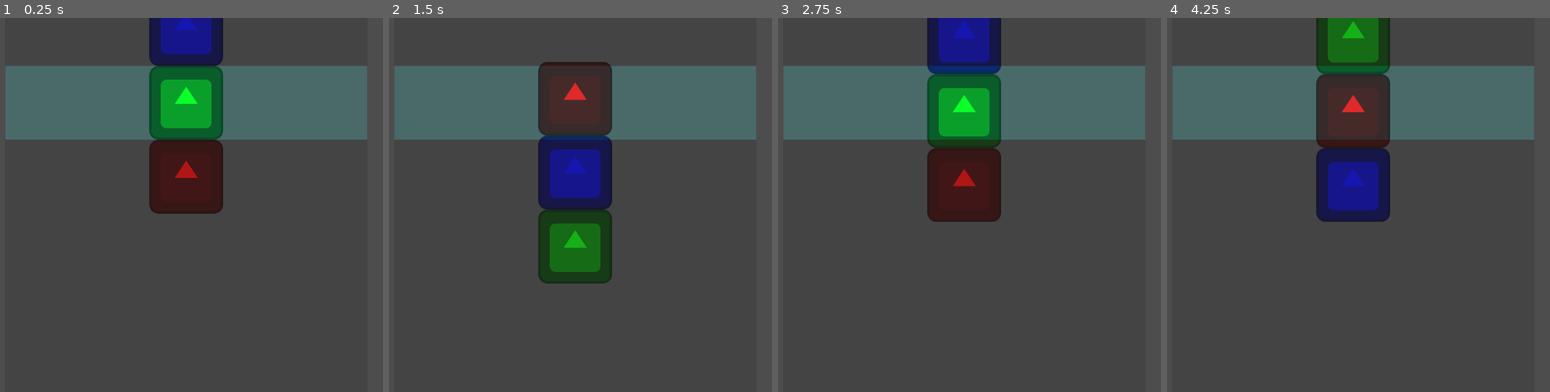
Above: before the commit, frames 1-4 (left to right).
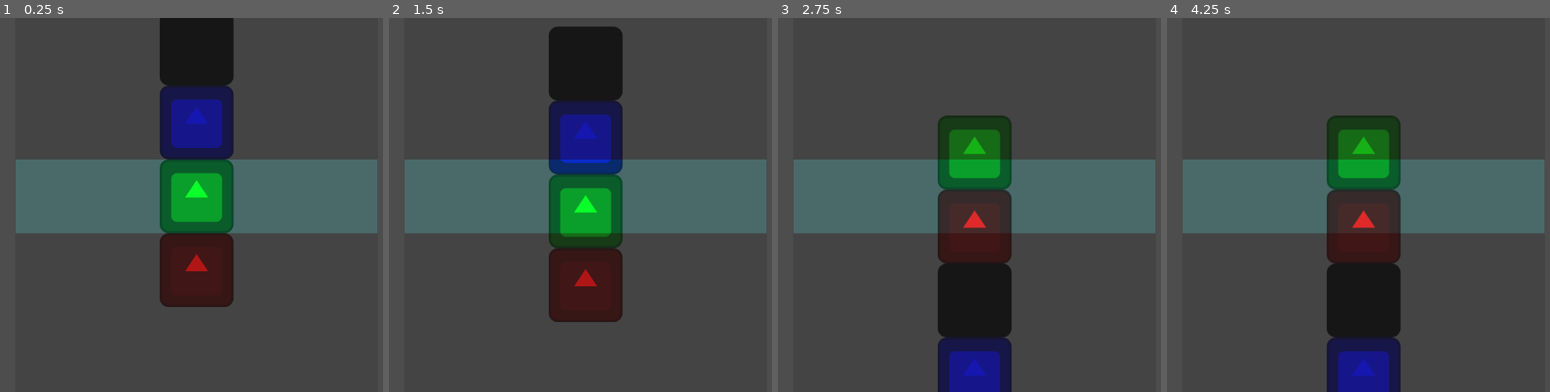
Above: after the commit, the same moments.

Repository: luiz734/slotgame
Game: Godot game, scene res://main.tscn
The game is run twice, just before and just after one commit, with the same random seed, the same clock (stepped at 60 frames per second) and the same inputs. The engine's default icon, where the game draws it, is replaced by a stand-in: a white triangle on a blue panel in a dark square.
Inputs:
- Up to frame 1 (0.25 s): no input
- Up to frame 2 (1.5 s): tap Enter at 0.5 s; tap Space (run) at 0.6, 1.35 s
- Up to frame 3 (2.75 s): tap Space (run) at 2.1 s
- Up to frame 4 (4.25 s): tap Space (run) at 2.85, 3.6 s

The runs differ from the first frame. In frame 1, 45% of the frame differs, in the area x 1-99%, y 0-78%; in frame 2, 44%; in frame 3, 47%; in frame 4, 49%, in the area x 1-99%, y 0-100%.

Commit message:
Remove AnimationPlayer to use Tweens instead for spin animations

Diff:
--- a/main.tscn
+++ b/main.tscn
@@ -5,4 +5,4 @@
 [node name="main" type="Node2D"]
 
 [node name="SlotMachine" parent="." instance=ExtResource("1_lyo8y")]
-position = Vector2(582, 275)
+position = Vector2(600, 437)
--- a/slot_machine.gd
+++ b/slot_machine.gd
@@ -1,66 +1,82 @@
 extends Node2D
 @export var tile_prefab: PackedScene
-
-@export var n_tiles = 3
-@export var speed := 500
+@export var n_tiles = 4
+@export var speed := 128
 @export var distance_before_reset := 300
 @export var impulse_distance_before_play = -50
 @export var vertical_separation = 20
 @export var sprite_size_y = 128
 
-enum State {running, stopped}
+enum State {spinning, stopped}
 var state
 var base_position_y = 0.0
 var _tiles: Array[Node]
 var tiles_moved = 2
 
-func get_color(i):
-    if i == 0: return Color.RED
-    if i == 1: return Color.GREEN
-    if i == 2: return Color.BLUE
-func get_n(i):
-    if i == 0: return "RED"
-    if i == 1: return "GREEN"
-    if i == 2: return "BLUE"
+var tiles_per_sec: float = 8
+var movement_duration: float = 1.0 / tiles_per_sec
+var tile_y_separation: float = 32.0
+
 func _ready():
-    assert(tile_prefab)
+    assert(tile_prefab, "missing tile prefab")
     state = State.stopped
-
-    for i in range(n_tiles):
-        var tile = tile_prefab.instantiate()
-        tile.modulate = get_color(i)
-        _tiles.push_back(tile)
-        tile.position = Vector2(0, -i * (sprite_size_y))
-        add_child(tile)
-        tile.name = get_n(i)
-        tile.moved.connect(func(t: SlotTile):
-            if t.position.y > 64:
-                    t.position = Vector2(0, -sprite_size_y * (n_tiles - 1))
-                    tiles_moved += 1
-            if state == State.running:
-                t.move_by(Vector2(0, sprite_size_y))
-            else:
-                t.spin_down()
-
-        )
-
-func spin():
-    for i in range(0, len(_tiles)):
-        _tiles[i].spin_up()
-    await get_tree().create_timer(0.3).timeout
-    for tile in _tiles:
-        tile.move_by(Vector2(0, sprite_size_y))
-
+    _setup_tiles_before_first_spin()
 
 
 func _process(delta):
     if Input.is_action_just_pressed("run"):
         if state == State.stopped:
-            spin()
-            state = State.running
+            _spin()
+            state = State.spinning
         else:
             print(_tiles[tiles_moved % n_tiles].name)
             state = State.stopped
 
-func _physics_process(delta):
-    pass
+# debug only
+func D_get_color(i):
+    if i == 0: return Color.RED
+    if i == 1: return Color.GREEN
+    if i == 2: return Color.BLUE
+    if i == 3: return Color.BLACK
+func D_get_n(i):
+    if i == 0: return "RED"
+    if i == 1: return "GREEN"
+    if i == 2: return "BLUE"
+    if i == 3: return "BLACK"
+
+
+# Called after each individual tile move
+# It will keep move the tile or runs the spin_down animation
+func _on_tile_moved(t: SlotTile):
+    var over_max_y = t.position.y > 128+64
+    if over_max_y:
+        t.position = Vector2(0, -sprite_size_y * (n_tiles - 2) - 50)
+        tiles_moved += 1
+    if state == State.spinning:
+        t.move_by(Vector2(0, sprite_size_y), movement_duration)
+    else:
+        t.spin_down(movement_duration)
+
+func _setup_tiles_before_first_spin():
+    for i in range(n_tiles):
+        var tile = tile_prefab.instantiate()
+        _tiles.push_back(tile)
+        tile.position = Vector2(0, -i * (sprite_size_y))
+        add_child(tile)
+        tile.moved.connect(_on_tile_moved)
+        tile.set_animation_speed_scale(tiles_per_sec * 0.4)
+        # debug only
+        tile.modulate = D_get_color(i)
+        tile.name = D_get_n(i)
+
+func _spin():
+    # spin up animation
+    for i in range(1, len(_tiles)):
+        _tiles[i].spin_up(movement_duration)
+    await _tiles[0].spin_up(movement_duration)
+    # hardcode the amount before actual spinning
+    #await get_tree().create_timer(1.0).timeout
+    # spin all tiles
+    # they will keep spinning until state change to "stopped"
+    for tile in _tiles:
+        tile.move_by(Vector2(0, sprite_size_y), movement_duration)
--- a/slot_tile.gd
+++ b/slot_tile.gd
@@ -5,25 +5,36 @@
 @onready var animation_player: AnimationPlayer = $AnimationPlayer
 
 func _ready():
-    animation_player.speed_scale = 1.0 / (0.3 * 2.0)
+    pass
 
-func move_to(to: Vector2):
+func set_animation_speed_scale(scale: float) -> void:
+    animation_player.speed_scale = scale
+
+func move_to(to: Vector2, duration_sec: float):
     var tween: Tween = get_tree().create_tween()
     tween.set_ease(Tween.EASE_OUT).set_trans(Tween.TRANS_LINEAR)
-    tween.tween_property(self, "position", to, 0.3)
+    tween.tween_property(self, "position", to, duration_sec)
     await tween.finished
     moved.emit(self)
 #
 #func spin(texture_size: float):
     #tile.move_by(Vector2(0, sprite_size_y))
 
-func move_by(by: Vector2):
-  move_to(position + by)
+func move_by(by: Vector2, duration_sec: float):
+  move_to(position + by, duration_sec)
 
-func spin_up():
-    animation_player.play("spin_up")
-    await animation_player.animation_finished
+func spin_up(duration_sec: float):
+    var to = position - Vector2(0, 50.0)
+    var tween: Tween = get_tree().create_tween()
+    tween.set_ease(Tween.EASE_OUT).set_trans(Tween.TRANS_LINEAR)
+    tween.tween_property(self, "position", to, duration_sec)
+    await tween.finished
+    #animation_player.play("spin_up")
+    #await animation_player.animation_finished
 
-func spin_down():
-    animation_player.play("spin_down")
-    await animation_player.animation_finished
+func spin_down(duration_sec: float):
+    var to = position - Vector2(0, 128.0 - 50.0)
+    var tween: Tween = get_tree().create_tween()
+    tween.set_ease(Tween.EASE_OUT).set_trans(Tween.TRANS_LINEAR)
+    tween.tween_property(self, "position", to, duration_sec)
+    await tween.finished
--- a/slot_tile.tscn
+++ b/slot_tile.tscn
@@ -43,8 +43,8 @@
 tracks/0/interp = 1
 tracks/0/loop_wrap = true
 tracks/0/keys = {
-"times": PackedFloat32Array(0, 0.65, 1),
-"transitions": PackedFloat32Array(1, 0.241485, 1),
+"times": PackedFloat32Array(0, 0.8, 1),
+"transitions": PackedFloat32Array(1.03526, 1.07178, 1),
 "update": 0,
 "values": [Vector2(0, 0), Vector2(0, -50), Vector2(0, 0)]
 }
